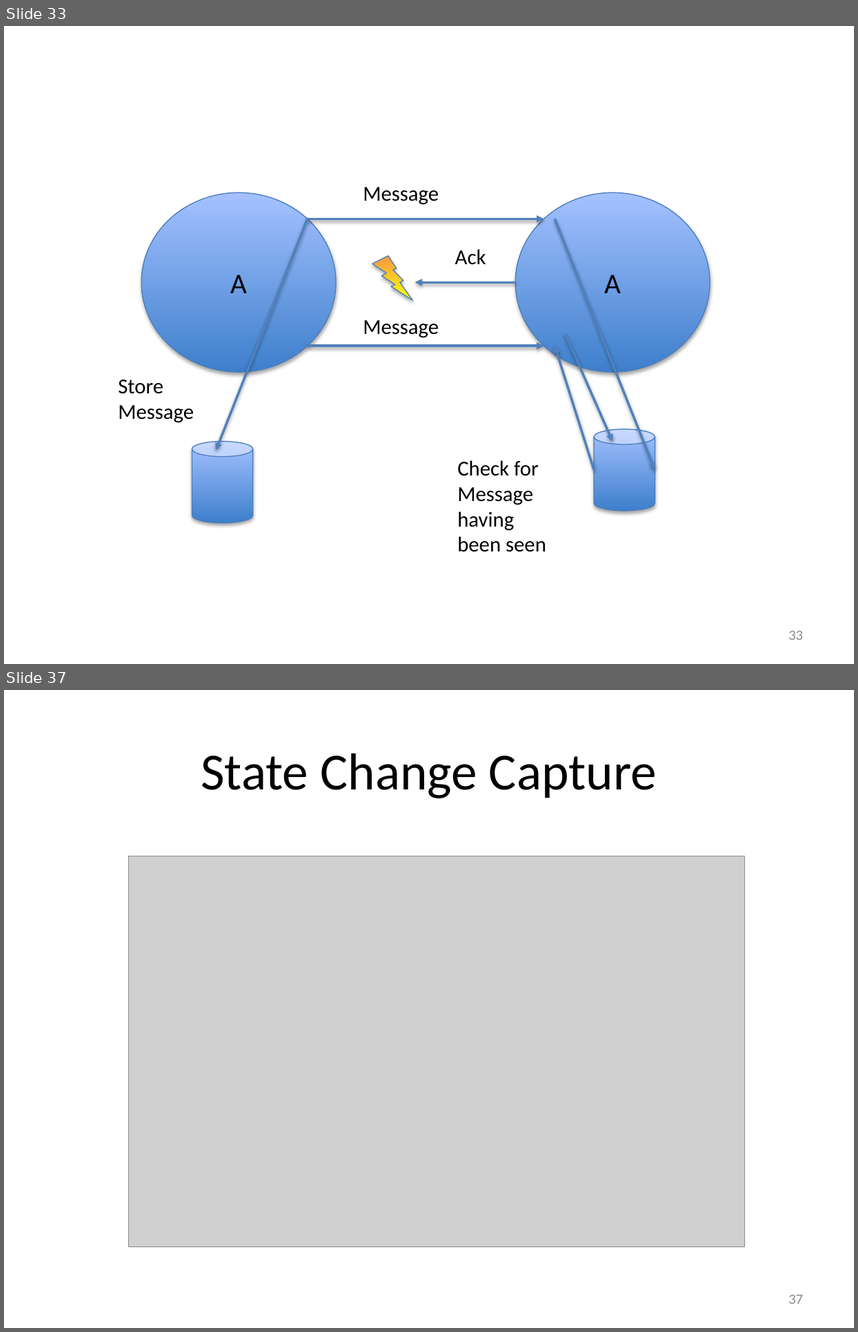
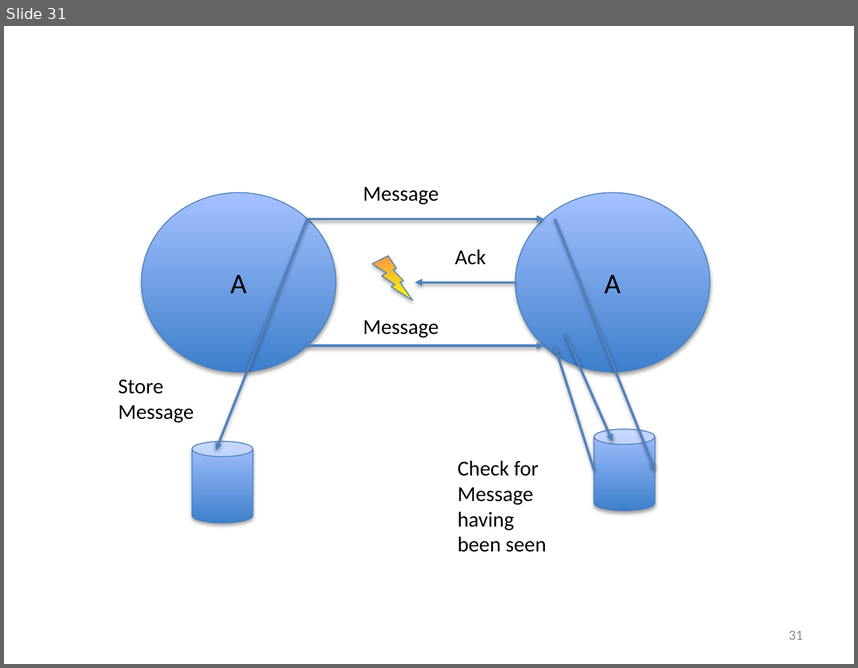
Before and after one commit to iancooper/Presentations, a slide deck: Practical Messaging - Day 2 New.pptx. Shown one above the other, each under a label of ours: slides 33 and 37 before the commit, slide 31 after it; the slides between them are not shown. The pictures are 858x1332 and 858x668 pixels, drawn with LibreOffice and Linux fonts; fonts in the diff are those of the drawing; grey boxes stand for pictures. Boxes give left, top, right and bottom in pixels: in the first picture for what was removed or moved away, otherwise in the second. Text is boxed around its words. In the diff, an @@ line names an element or a change of style, - is before the commit and + after.

```diff
--- a/Practical Messaging - Day 2 New.pptx
+++ b/Practical Messaging - Day 2 New.pptx
@@ slide 37 removed at (4, 690, 854, 1328), background #FFFFFF @@
@@ title removed at (201, 753, 657, 798) @@
-State Change Capture
@@ picture removed at (129, 856, 744, 1246) @@
@@ page number removed at (789, 1294, 803, 1303) @@
-37
@@ what was slide 33 is now slide 31 @@
@@ page number at (789, 630, 803, 639): text changed @@
-33
+31
```
Also in this commit, not shown: 5 slides changed, 5 other slides removed.
